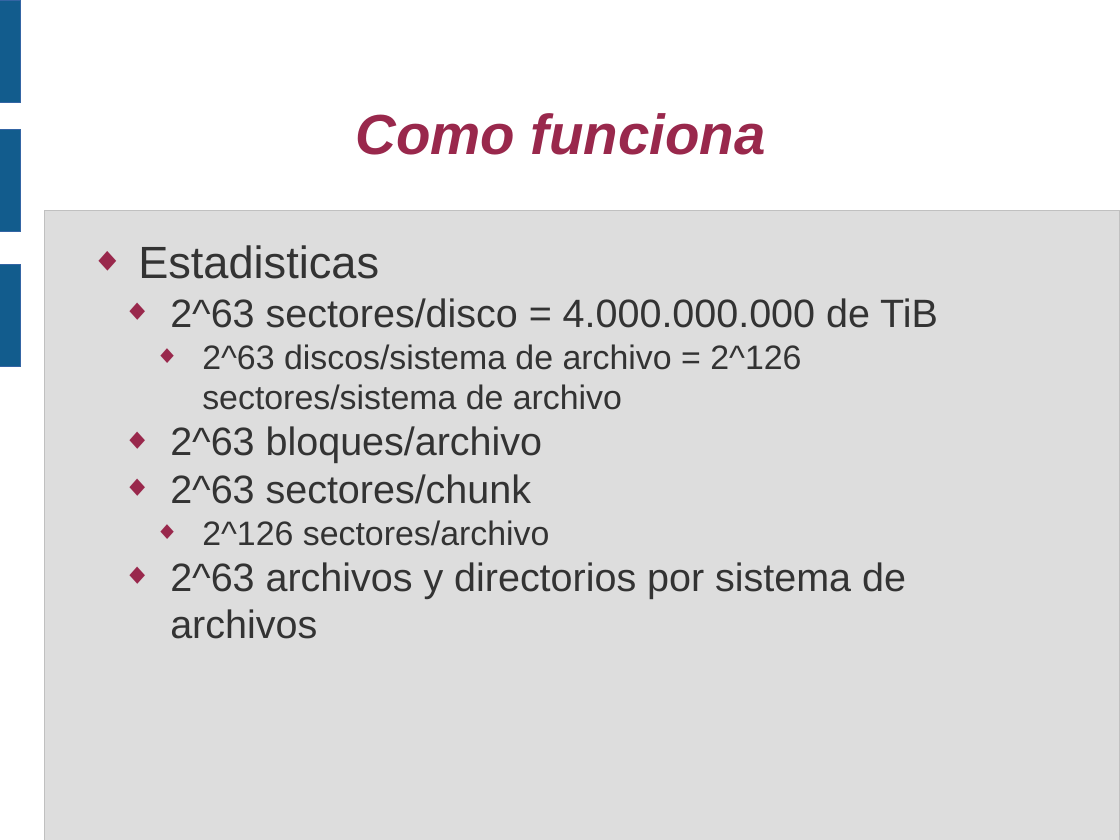
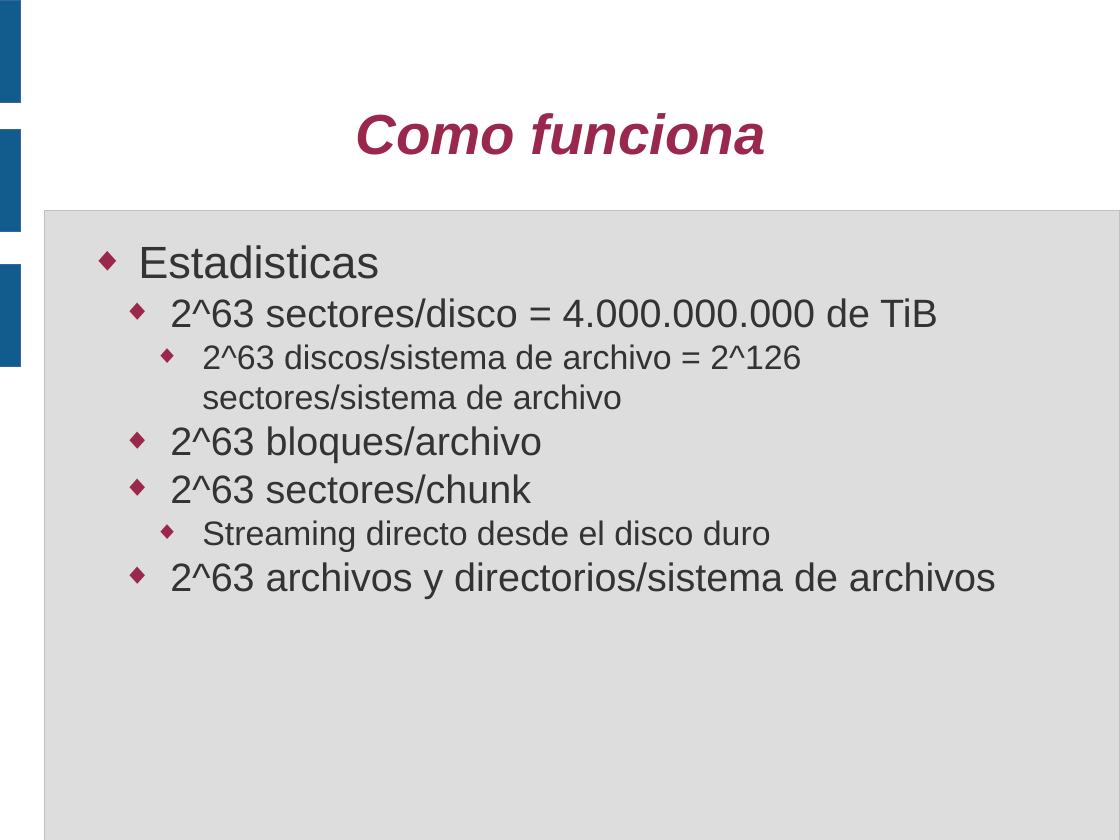
Before and after one commit to piranna/PirannaFS, a slide deck: slide 12 of doc/Presentacion V CUSL/PirannaFS.odp. Drawn at 1120x840 pixels with LibreOffice and Linux fonts; fonts in the diff are those of the drawing. Boxes give left, top, right and bottom in pixels: in the first picture for what was removed or moved away, otherwise in the second. Text is boxed around its words. In the diff, an @@ line names an element or a change of style, - is before the commit and + after.

```diff
--- a/doc/Presentacion V CUSL/PirannaFS.odp
+++ b/doc/Presentacion V CUSL/PirannaFS.odp
@@ text at box(170, 520, 996, 599): text changed @@
-    ◆ 2^126 sectores/archivo
-  ◆ 2^63 archivos y directorios por sistema de archivos
+    ◆ Streaming directo desde el disco duro
+  ◆ 2^63 archivos y directorios/sistema de archivos
```
Also in this commit, not shown: 13 other slides changed, 5 other files.
